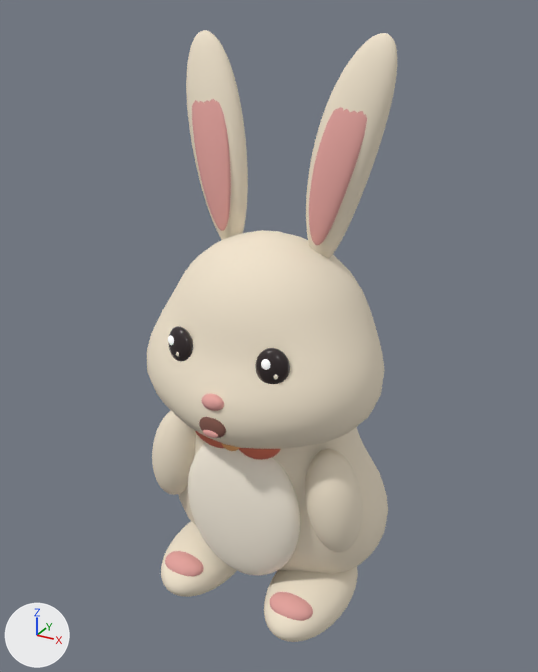
The glTF model public/models/forest-bunny.glb as it was, and as the next commit left it.
Rendered twice from a 50 mm lens placed at (1.001, -1.861, 1.85), pointed at (-0.023, 0.001, 0.919). Every picture has the same lights, and +X, +Y and +Z are marked at lower left. The older version comes first. Where no turn or scale is listed for an object, it has been applied to the vertices. Vertices at exactly the same position are counted once.

Before the edit, the objects in view are built like this:
```python
ob_bow_wing = bpy.data.objects.new('Bow_Wing', me_mesh_34)
ob_bow_wing.location = (-0.076, -0.245, 0.7)
ob_bow_wing_001 = bpy.data.objects.new('Bow_Wing.001', me_mesh_35)
ob_bow_wing_001.location = (0.076, -0.245, 0.7)
ob_catchlight = bpy.data.objects.new('Catchlight', me_mesh_12)
ob_catchlight.parent = ob_eye_l
ob_catchlight.location = (-0.013, -0.023, 0.019)
ob_catchlight.scale = (0.013, 0.006, 0.015)
ob_eye_glass = bpy.data.objects.new('Eye_Glass', me_mesh_11)
ob_eye_glass.parent = ob_eye_l
ob_eye_glass.location = (0.0, 0.0, 0.0)
ob_eye_glass.scale = (0.047, 0.026, 0.057)
ob_eye_glass_001 = bpy.data.objects.new('Eye_Glass.001', me_mesh_14)
ob_eye_glass_001.parent = ob_eye_r
ob_eye_glass_001.location = (0.0, 0.0, 0.0)
ob_eye_glass_001.scale = (0.047, 0.026, 0.057)
ob_happy_mouth = bpy.data.objects.new('Happy_Mouth', me_mesh_21)
ob_happy_mouth.location = (0.0, -0.366, 0.79)
ob_outer_ear = bpy.data.objects.new('Outer_Ear', me_mesh_17)
ob_outer_ear.parent = ob_ear_l
ob_outer_ear.location = (0.0, 0.0, 0.0)
ob_paw_pad = bpy.data.objects.new('Paw_Pad', me_mesh_25)
ob_paw_pad.location = (-0.2, -0.26, 0.15)
ob_sculpted_head_cheeks = bpy.data.objects.new('Sculpted_Head_Cheeks', me_mesh_2)
ob_sculpted_head_cheeks.location = (0.0, -0.04, 0.94)
# also in view: 'Cream_Bib' at (0.0, -0.215, 0.425); 'Inner_Ear' at (-0.203, -0.014, 1.48); 'Hind_Foot' at (-0.2, -0.11, 0.105); 'Inner_Ear.001' at (0.203, -0.014, 1.48); 'Outer_Ear.001' at (0.209, 0.021, 1.489)
```
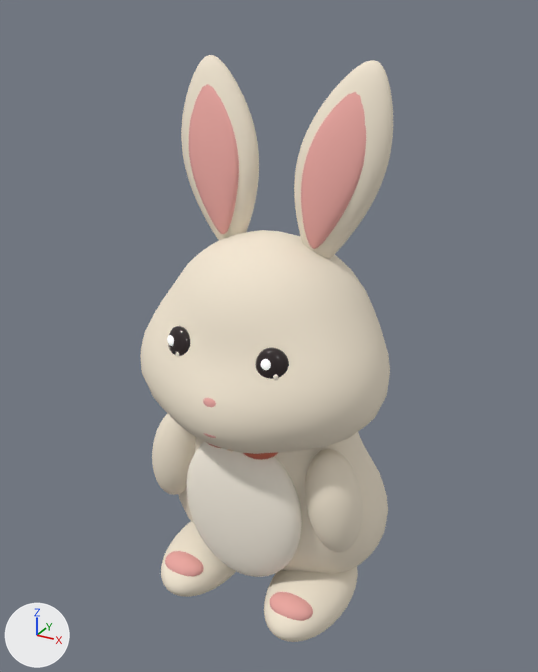
ob_ear_l is not drawn itself; it is the parent of ob_outer_ear, ob_inner_ear.
ob_ear_r is not drawn itself; it is the parent of ob_outer_ear_001, ob_inner_ear_001.

Changed parts and their boxes [x1, y1, x2, y2] in the pictures (538 x 672 px):
'Sculpted_Head_Cheeks', reshaped: before [147, 230, 385, 449]; after [140, 230, 390, 454]
'Cream_Bib', rescaled: before [188, 443, 300, 576]; after [187, 441, 302, 577]
'Outer_Ear.001', reshaped, moved, turned: before [306, 33, 398, 258]; after [294, 60, 393, 259]
'Outer_Ear', reshaped, moved, turned: before [186, 30, 248, 240]; after [181, 55, 259, 240]
'Inner_Ear.001', reshaped, moved, turned: before [309, 107, 367, 245]; after [301, 92, 366, 249]
'Inner_Ear', reshaped, moved, turned: before [192, 99, 231, 231]; after [189, 84, 239, 234]
'Happy_Mouth', recoloured: [199, 417, 226, 438] in both
'Bow_Wing', recoloured: [195, 431, 224, 448] in both
'Catchlight', recoloured, surface changed: [168, 335, 174, 345] in both

Diff of the bpy script that builds the scene:
```diff
--- a/public/models/forest-bunny.glb.py
+++ b/public/models/forest-bunny.glb.py
@@ me_mesh_2 @@
-me_mesh_2.from_pydata(...)  # 696 vertices, 1388 faces; spans x -0.373..0.373, y -0.33..0.259, z -0.28..0.32
+me_mesh_2.from_pydata(...)  # 760 vertices, 1516 faces; spans x -0.393..0.393, y -0.349..0.269, z -0.283..0.32
+# me_mesh_2 part 1: 4 vertices moved within x -0.053..0.053, y -0.053..0.053, z 0.31; 686 vertices removed from x -0.373..0.373, y -0.33..0.259, z -0.28..0.316; 750 vertices added at x -0.393..0.393, y -0.349..0.269, z -0.283..0.316
 me_mesh_2.materials.append(mat_material_0)
@@ me_mesh_11 @@
 me_mesh_11.from_pydata(...)  # 761 vertices, 1472 faces; spans x -1.0..1.0, y -1.0..1.0, z -1.0..1.0
-me_mesh_11.materials.append(mat_material_6)  # dark grey #352b2c
+me_mesh_11.materials.append(mat_material_5)  # dark grey #322829
@@ me_mesh_14 @@
 me_mesh_14.from_pydata(...)  # 761 vertices, 1472 faces; spans x -1.0..1.0, y -1.0..1.0, z -1.0..1.0
-me_mesh_14.materials.append(mat_material_6)  # dark grey #352b2c
+me_mesh_14.materials.append(mat_material_5)  # dark grey #322829
@@ me_mesh_17 @@
 # used by ob_outer_ear; parent = ob_ear_l; location = (0.0, 0.0, 0.0)
-me_mesh_17.from_pydata(...)  # 870 vertices, 1736 faces; spans x -0.11..0.076, y -0.041..0.092, z 0.0..0.62
+me_mesh_17.from_pydata(...)  # 870 vertices, 1736 faces; spans x -0.147..0.11, y -0.046..0.085, z 0.0..0.56
+# me_mesh_17 part 2: 827 of 870 vertices moved; they spanned x -0.11..0.076, y -0.041..0.092, z 0.006..0.62 and now span x -0.147..0.11, y -0.046..0.085, z 0.005..0.56; mean shift (-0.001, -0.005, -0.032); largest move (-0.05, 0.075, 0.62) -> (-0.045, 0.062, 0.56)
 me_mesh_17.materials.append(mat_material_0)
@@ me_mesh_18 @@
 # used by ob_inner_ear; parent = ob_ear_l; location = (0.0, -0.042, 0.065)
-me_mesh_18.from_pydata(...)  # 870 vertices, 1736 faces; spans x -0.076..0.047, y -0.011..0.077, z 0.0..0.47
+me_mesh_18.from_pydata(...)  # 870 vertices, 1736 faces; spans x -0.099..0.07, y -0.017..0.067, z 0.0..0.44
+# me_mesh_18 part 3: 831 of 870 vertices moved; they spanned x -0.076..0.047, y -0.011..0.077, z 0.005..0.47 and now span x -0.099..0.07, y -0.017..0.067, z 0.004..0.44; mean shift (0.0, -0.005, -0.016); largest move (-0.069, 0.023, 0.258) -> (-0.098, 0.019, 0.242)
 me_mesh_18.materials.append(mat_material_2)
@@ me_mesh_19 @@
 # used by ob_outer_ear_001; parent = ob_ear_r; location = (0.0, 0.0, 0.0)
-me_mesh_19.from_pydata(...)  # 870 vertices, 1736 faces; spans x -0.076..0.11, y -0.041..0.092, z 0.0..0.62
+me_mesh_19.from_pydata(...)  # 870 vertices, 1736 faces; spans x -0.11..0.147, y -0.046..0.085, z 0.0..0.56
+# me_mesh_19 part 4: 827 of 870 vertices moved; they spanned x -0.076..0.11, y -0.041..0.092, z 0.006..0.62 and now span x -0.11..0.147, y -0.046..0.085, z 0.005..0.56; mean shift (0.001, -0.005, -0.032); largest move (0.05, 0.075, 0.62) -> (0.045, 0.062, 0.56)
 me_mesh_19.materials.append(mat_material_0)
@@ me_mesh_20 @@
 # used by ob_inner_ear_001; parent = ob_ear_r; location = (0.0, -0.042, 0.065)
-me_mesh_20.from_pydata(...)  # 870 vertices, 1736 faces; spans x -0.047..0.076, y -0.011..0.077, z 0.0..0.47
+me_mesh_20.from_pydata(...)  # 870 vertices, 1736 faces; spans x -0.07..0.099, y -0.017..0.067, z 0.0..0.44
+# me_mesh_20 part 5: 831 of 870 vertices moved; they spanned x -0.047..0.076, y -0.011..0.077, z 0.005..0.47 and now span x -0.07..0.099, y -0.017..0.067, z 0.004..0.44; mean shift (0.0, -0.005, -0.016); largest move (0.069, 0.023, 0.258) -> (0.098, 0.019, 0.242)
 me_mesh_20.materials.append(mat_material_2)
@@ me_mesh_21 @@
 me_mesh_21.from_pydata(...)  # 761 vertices, 1472 faces; spans x -0.043..0.043, y -0.013..0.013, z -0.032..0.032
-me_mesh_21.materials.append(mat_material_9)  # brown #82574c
+me_mesh_21.materials.append(mat_material_8)  # brown #82574c
@@ ob_cream_bib @@
 ob_cream_bib.location = (0.0, -0.215, -0.015)
-ob_cream_bib.scale = (0.2, 0.064, 0.255)
+ob_cream_bib.scale = (0.205, 0.065, 0.26)
@@ ob_ear_l @@
 ob_ear_l.parent = ob_head
-ob_ear_l.location = (-0.145, 0.035, 0.245)
-ob_ear_l.rotation_euler = (0.0, -0.13, 0.0)  # degrees (0, -7.4, 0)
+ob_ear_l.location = (-0.14, 0.025, 0.24)
+ob_ear_l.rotation_euler = (-0.0302, -0.12, 0.00362)  # degrees (-1.7, -6.9, 0.2)
@@ ob_inner_ear @@
 ob_inner_ear.parent = ob_ear_l
-ob_inner_ear.location = (0.0, -0.042, 0.065)
+ob_inner_ear.location = (0.0, -0.04, 0.06)
@@ ob_ear_r @@
 ob_ear_r.parent = ob_head
-ob_ear_r.location = (0.145, 0.035, 0.245)
-ob_ear_r.rotation_euler = (0.0, 0.13, 0.0)  # degrees (0, 7.4, 0)
+ob_ear_r.location = (0.14, 0.025, 0.24)
+ob_ear_r.rotation_euler = (-0.0302, 0.12, -0.00362)  # degrees (-1.7, 6.9, -0.2)
@@ ob_inner_ear_001 @@
 ob_inner_ear_001.parent = ob_ear_r
-ob_inner_ear_001.location = (0.0, -0.042, 0.065)
+ob_inner_ear_001.location = (0.0, -0.04, 0.06)
```
